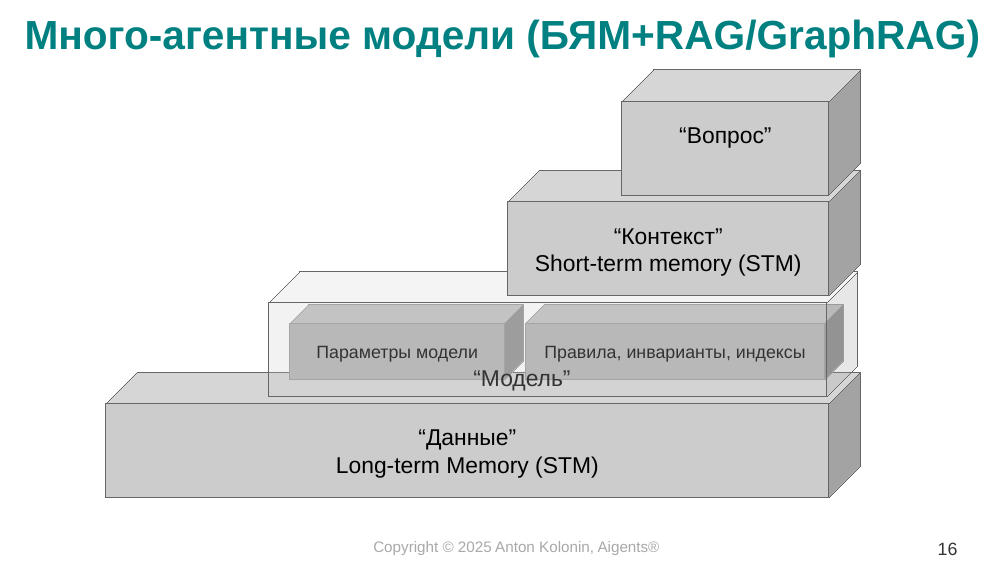
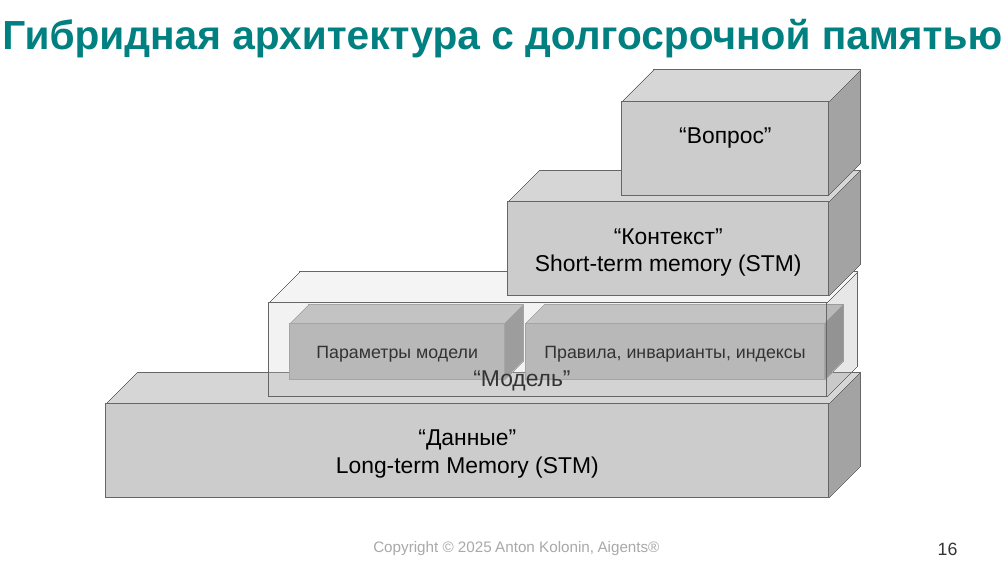
Before and after one commit to aigents/iai, a slide deck: slide 16 of docs/2025/psyche_model_kolonin_ru.odp. Drawn at 1008x567 pixels with LibreOffice and Linux fonts; fonts in the diff are those of the drawing. Boxes give left, top, right and bottom in pixels: in the first picture for what was removed or moved away, otherwise in the second. Text is boxed around its words. In the diff, an @@ line names an element or a change of style, - is before the commit and + after.

```diff
--- a/docs/2025/psyche_model_kolonin_ru.odp
+++ b/docs/2025/psyche_model_kolonin_ru.odp
@@ text at box(2, 18, 1003, 56): text changed @@
-Много-агентные модели (БЯМ+RAG/GraphRAG)
+Гибридная архитектура с долгосрочной памятью
```
Also in this commit, not shown: 1 other slide changed, 1 other file.
